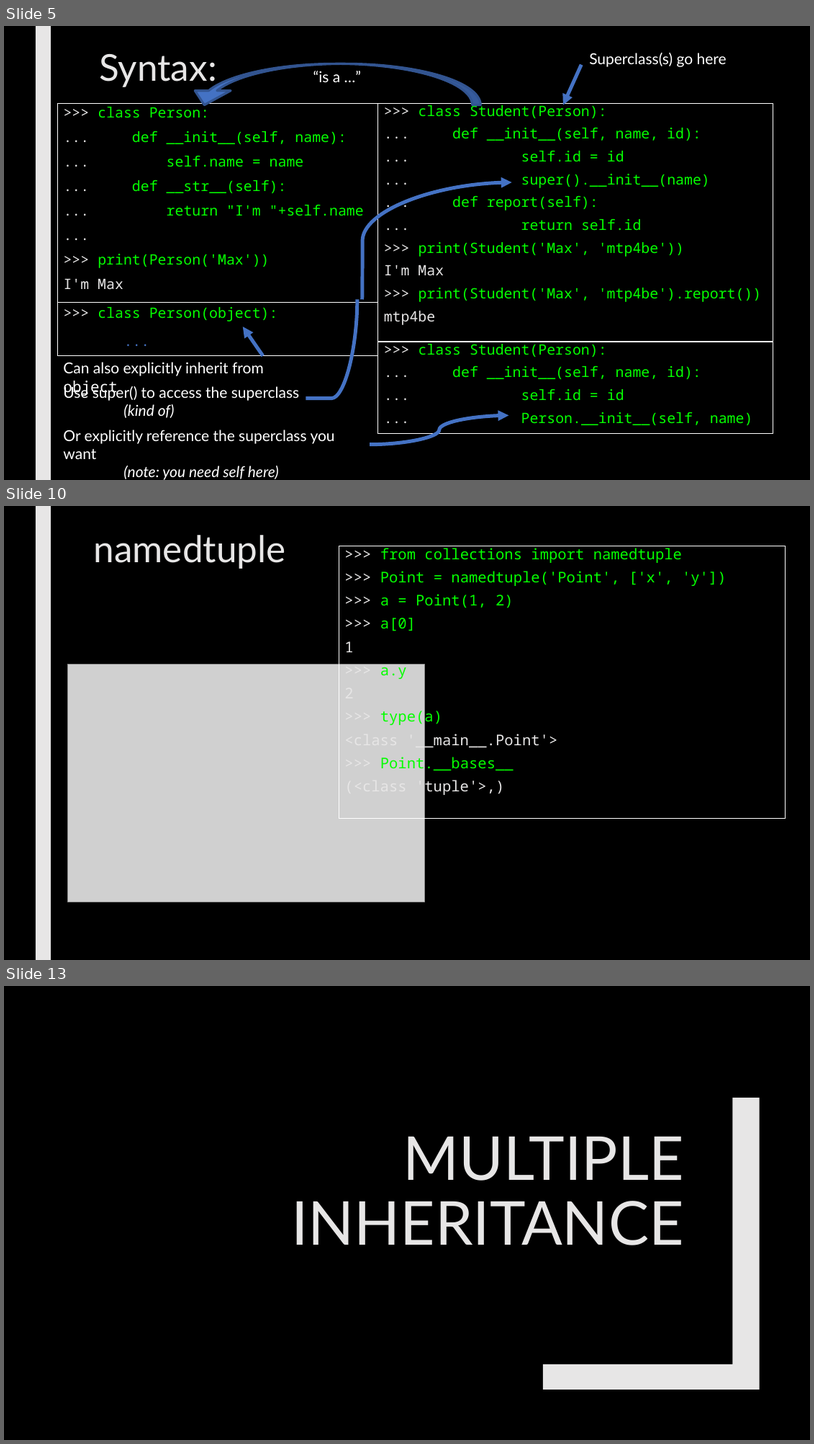
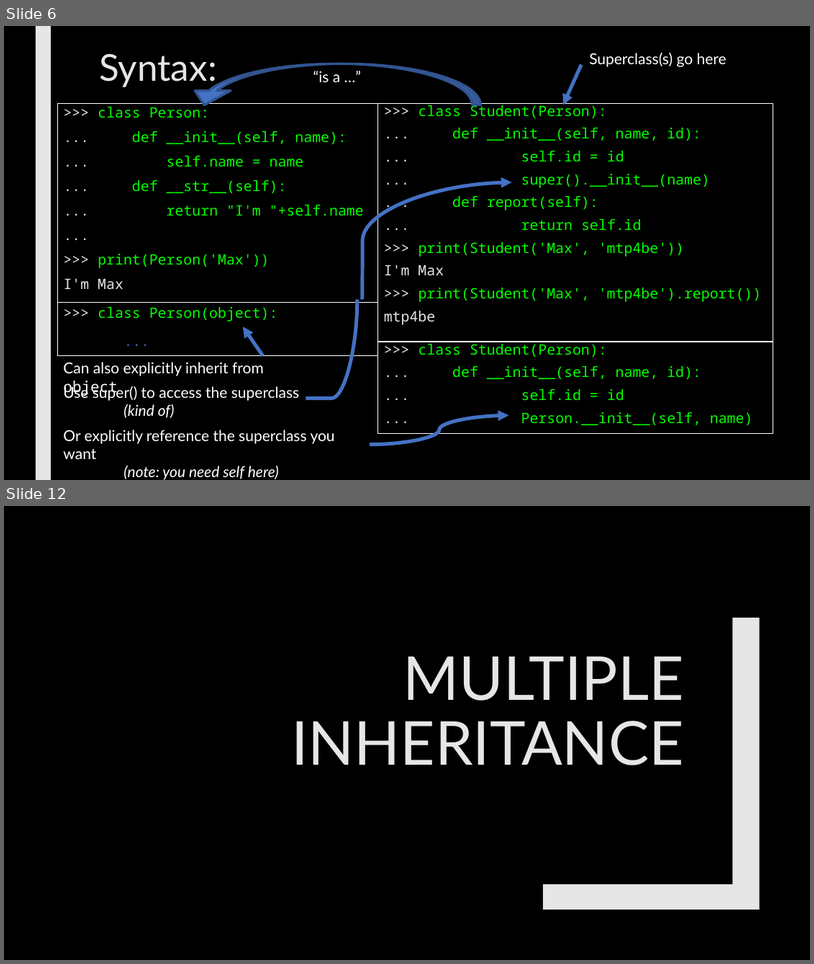
Before and after one commit to max7patek/metaprogramming, a slide deck: slides/01-PythonInheritance.pptx. Shown one above the other, each under a label of ours: slides 5, 10 and 13 before the commit, slides 6 and 12 after it; the slides between them are not shown. The pictures are 814x1444 and 814x964 pixels, drawn with LibreOffice and Linux fonts; fonts in the diff are those of the drawing; grey boxes stand for pictures. Boxes give left, top, right and bottom in pixels: in the first picture for what was removed or moved away, otherwise in the second. Text is boxed around its words. In the diff, an @@ line names an element or a change of style, - is before the commit and + after.

```diff
--- a/slides/01-PythonInheritance.pptx
+++ b/slides/01-PythonInheritance.pptx
@@ slide 10 removed at (4,506,810,960), background #000000; not listed: 1 template element that a slide beside it also shows @@
@@ title removed at (94,535,286,569) @@
-namedtuple
@@ rectangle removed at (339,546,786,818) @@
->>> from collections import namedtuple
->>> Point = namedtuple('Point', ['x', 'y'])
->>> a = Point(1, 2)
->>> a[0]
-1
->>> a.y
-2
->>> type(a)
-<class '__main__.Point'>
->>> Point.__bases__
-(<class 'tuple'>,)
@@ picture removed at (67,664,424,901) @@
@@ what was slide 5 is now slide 6 @@
@@ what was slide 13 is now slide 12 @@
```
Also in this commit, not shown: 8 slides changed, 2 slides added, 2 other slides removed, 2 other files.
